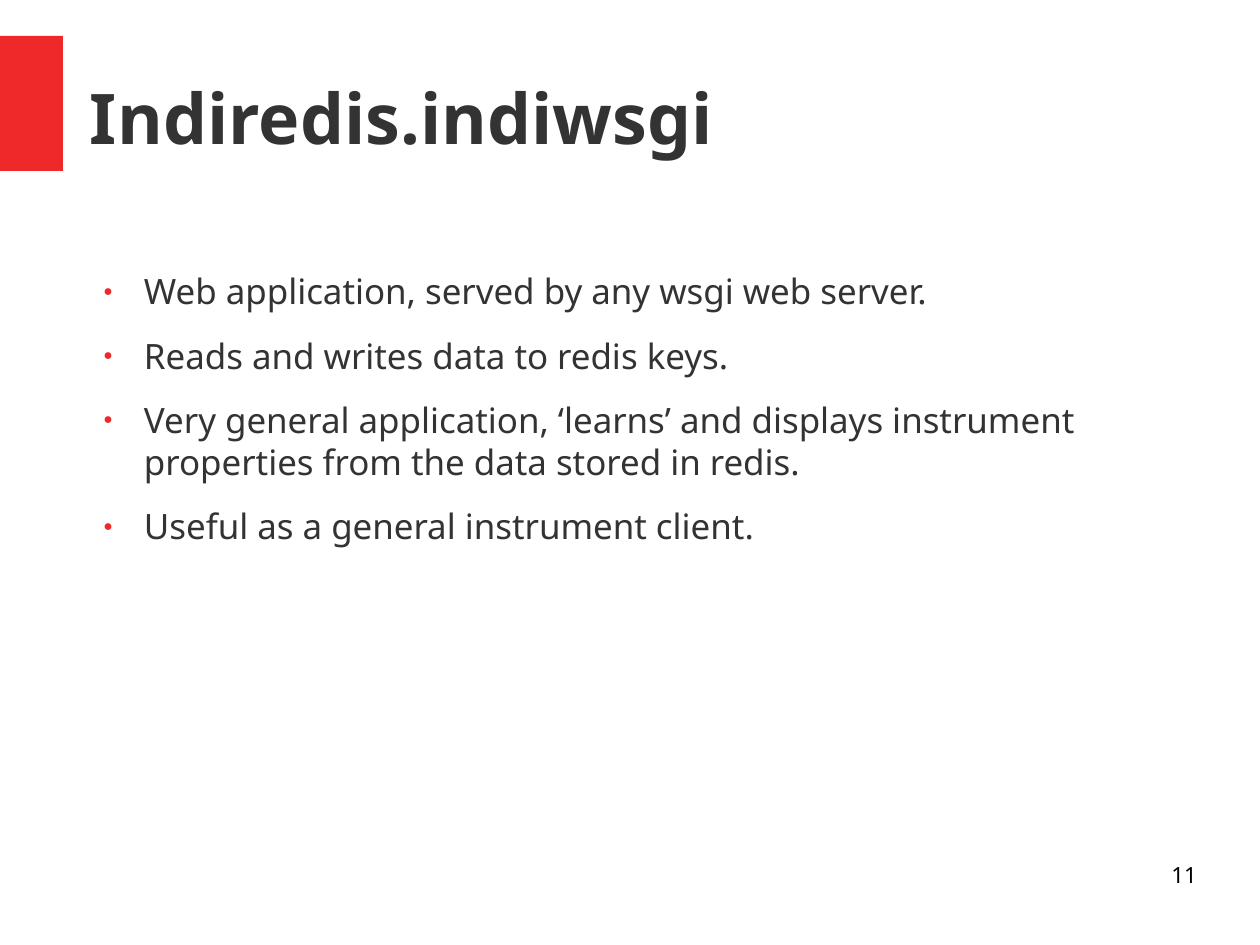
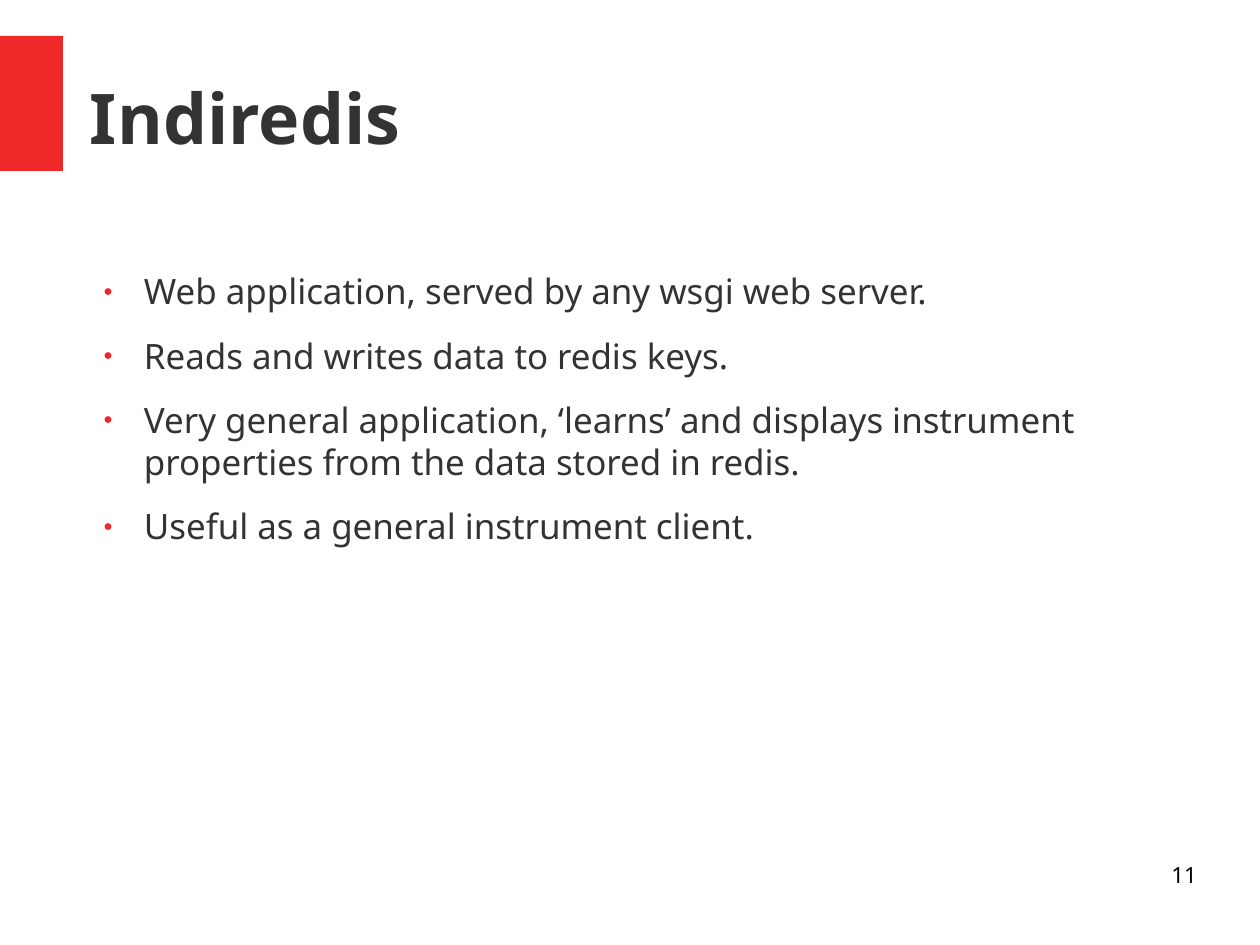
Before and after one commit to bernie-skipole/indi, a slide deck: slide 11 of indislides.odp. Drawn at 1260x945 pixels with LibreOffice and Linux fonts; fonts in the diff are those of the drawing. Boxes give left, top, right and bottom in pixels: in the first picture for what was removed or moved away, otherwise in the second. Text is boxed around its words. In the diff, an @@ line names an element or a change of style, - is before the commit and + after.

```diff
--- a/indislides.odp
+++ b/indislides.odp
@@ title at box(90, 91, 400, 145): text changed @@
-Indiredis.indiwsgi
+Indiredis
```
Also in this commit, not shown: 9 other slides changed, 9 other files.
